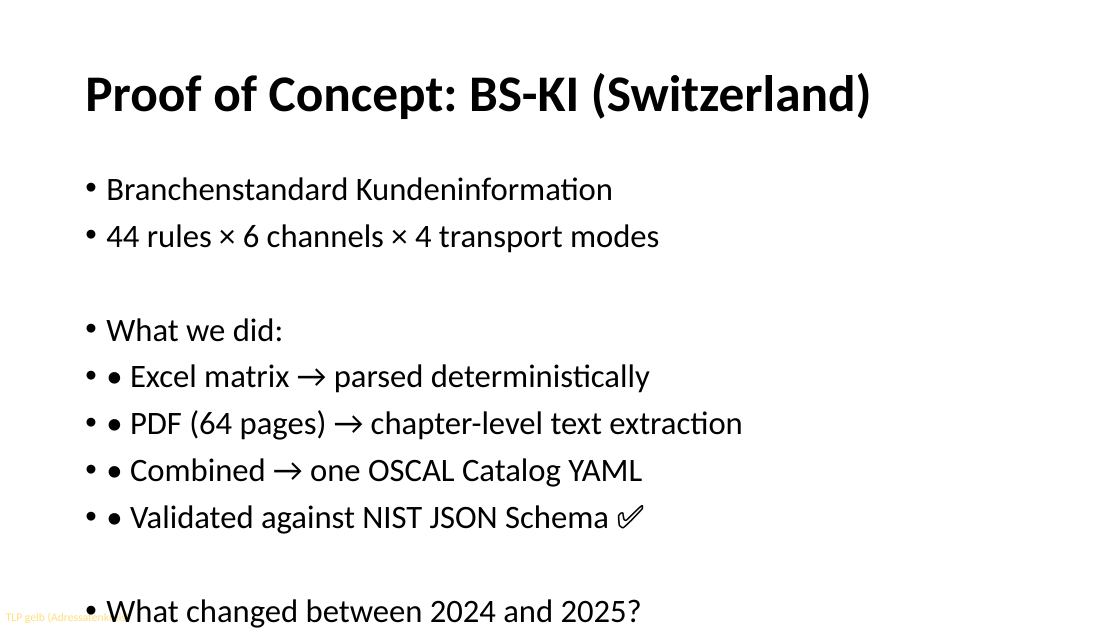
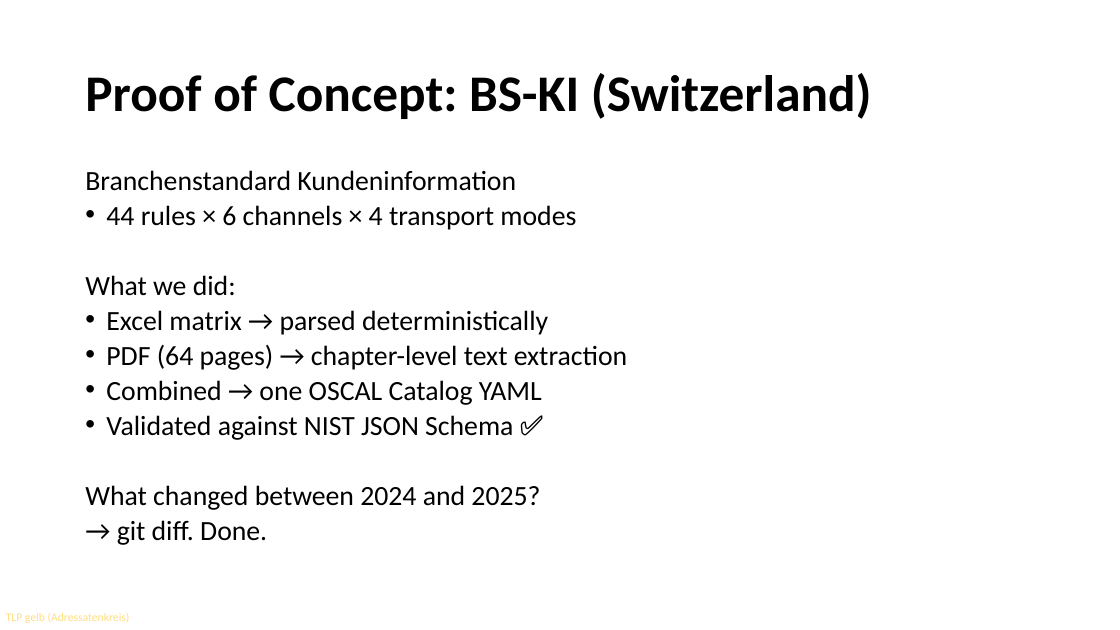
Before and after one commit to OpenRail-Playground/A38, a slide deck: slide 5 of whomakestherules/A38_H4R2026_Ch7.pptx. Drawn at 1120x630 pixels with LibreOffice and Linux fonts; fonts in the diff are those of the drawing; background and template pictures are left out. Boxes give left, top, right and bottom in pixels: in the first picture for what was removed or moved away, otherwise in the second. Text is boxed around its words. In the diff, an @@ line names an element or a change of style, - is before the commit and + after.

```diff
--- a/whomakestherules/A38_H4R2026_Ch7.pptx
+++ b/whomakestherules/A38_H4R2026_Ch7.pptx
@@ text at <box>85,170,576,545</box>: size 28 to 23.8 pt in "Branchenstandard Kundeninformation", "44 rules × 6 channels × 4 ...", "What we did:", "What changed between 2024 and 2025?" and 1 more places; bullet • to none; line spacing 0.9 to 0.7 @@
@@ text at <box>106,310,627,440</box>: text changed; size 28 to 23.8 pt @@
-• • Excel matrix → parsed deterministically
-• • PDF (64 pages) → chapter-level text extraction
-• • Combined → one OSCAL Catalog YAML
-• • Validated against NIST JSON Schema ✅
+• Excel matrix → parsed deterministically
+• PDF (64 pages) → chapter-level text extraction
+• Combined → one OSCAL Catalog YAML
+• Validated against NIST JSON Schema ✅
```
Also in this commit, not shown: 6 other slides changed.
